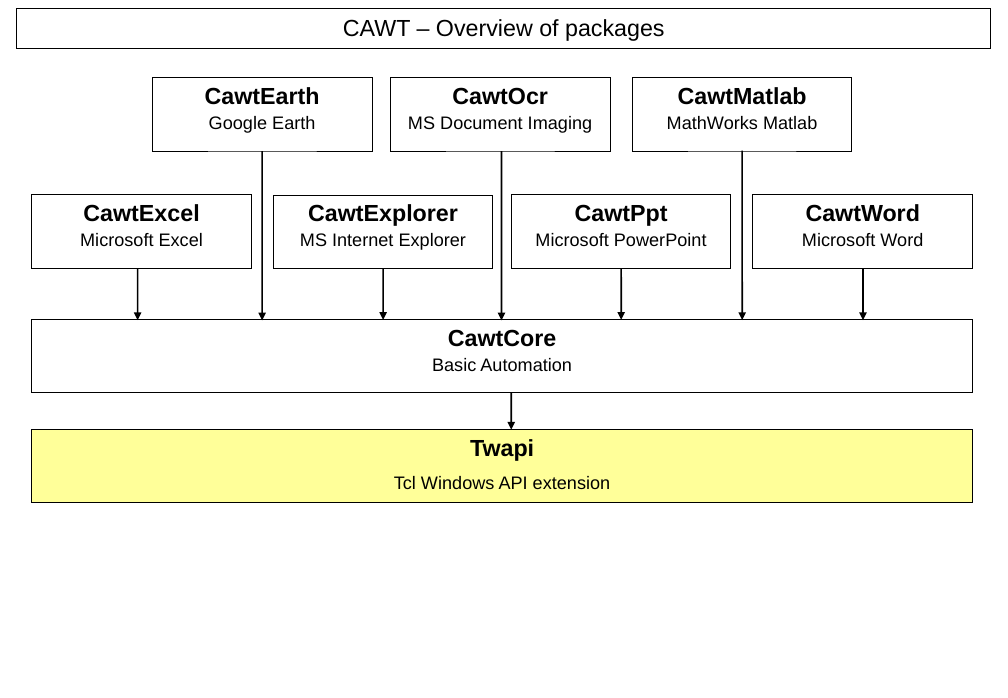
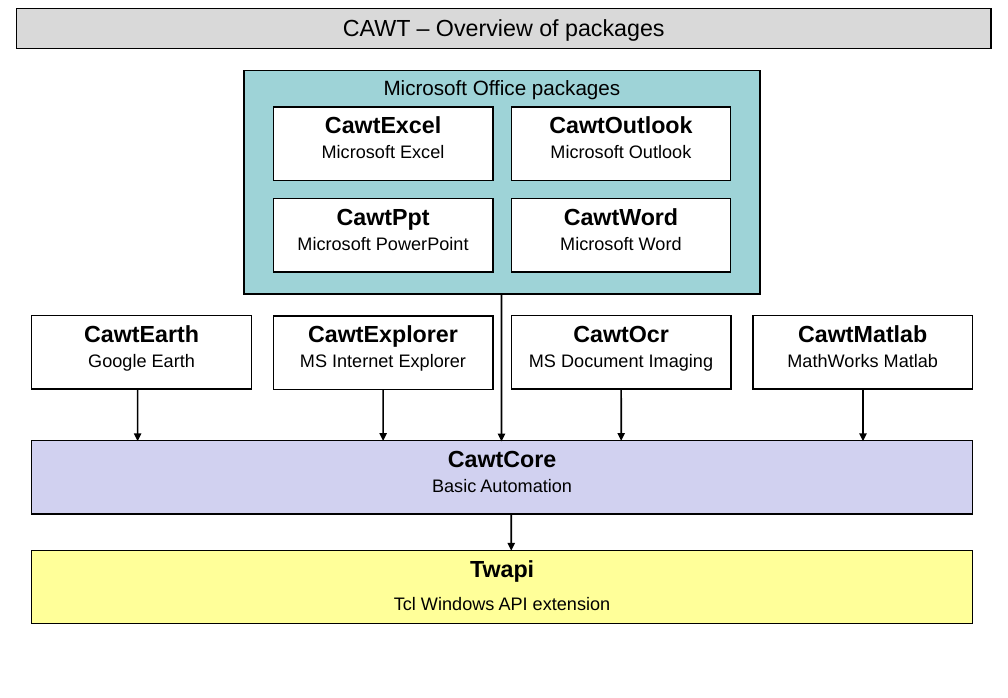
Before and after one commit to digsrc/cawt, a slide deck: slide 1 of Documentation/UserManual/CawtFigures.ppt. Drawn at 1008x698 pixels with LibreOffice and Linux fonts; fonts in the diff are those of the drawing. Boxes give left, top, right and bottom in pixels: in the first picture for what was removed or moved away, otherwise in the second. Text is boxed around its words. In the diff, an @@ line names an element or a change of style, - is before the commit and + after.

Commit message:
Updated CAWT architecture figure with new CawtOutlook package.

```diff
--- a/Documentation/UserManual/CawtFigures.ppt
+++ b/Documentation/UserManual/CawtFigures.ppt
@@ title "CAWT – Overview of packages" at (17,8,990,48): fill none to #D9D9D9; outline #000000 0.74 pt to #000000 0.99 pt @@
@@ rectangle added at (244,71,760,294), fill #9ED3D7, outline #000000 0.99 pt, 16 pt, text #000000 @@
+Microsoft Office packages
@@ rectangle "CawtExcel": place and size @@
-rectangle "CawtExcel" at (32,194,251,268)
+rectangle "CawtExcel" at (273,107,493,180)
@@ rectangle added at (511,107,730,180), fill #FFFFFF, outline #000000 0.99 pt, 14 pt, text #000000 @@
+CawtOutlook
+Microsoft Outlook
@@ arrow removed from (262, 151) to (262, 320) @@
@@ arrow removed from (742, 151) to (742, 320) @@
@@ rectangle "CawtPpt": place and size @@
-rectangle "CawtPpt" at (511,194,731,268)
+rectangle "CawtPpt" at (273,199,493,272)
@@ rectangle "CawtWord": place and size @@
-rectangle "CawtWord" at (752,194,972,268)
+rectangle "CawtWord" at (511,199,730,272)
@@ arrow moved from (501, 151) - (501, 320) to (501, 294) - (501, 441) @@
@@ rectangle "CawtEarth": place and size @@
-rectangle "CawtEarth" at (153,78,372,152)
+rectangle "CawtEarth" at (32,315,251,389)
@@ outline #000000 0.74 pt to #000000 0.99 pt in 8 elements at (32,550,972,624), (273,316,493,390), (273,199,493,272), (511,199,730,272), (32,315,251,389), (752,315,972,389), (273,107,493,180), (511,315,731,389) @@
@@ rectangle "CawtOcr": place and size @@
-rectangle "CawtOcr" at (391,78,610,152)
+rectangle "CawtOcr" at (511,315,731,389)
@@ rectangle "CawtMatlab": place and size @@
-rectangle "CawtMatlab" at (632,78,852,152)
+rectangle "CawtMatlab" at (752,315,972,389)
@@ 5 arrows, 3 rectangles: place and size @@
-5 arrows, 3 rectangles at (32,195,972,503)
+5 arrows, 3 rectangles at (32,316,972,624)
@@ rectangle "CawtCore" at (32,441,972,514): fill #FFFFFF to #D1D1F0; outline #000000 0.74 pt to #000000 0.99 pt @@
```
Also in this commit, not shown: 7 other slides changed, 1 other file.
